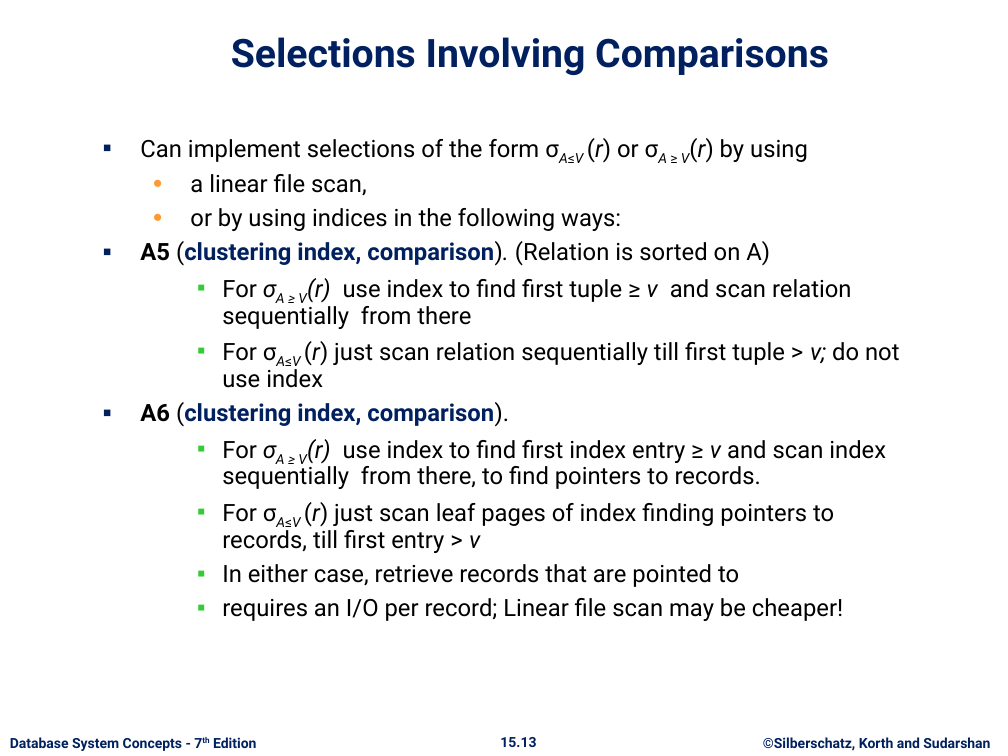
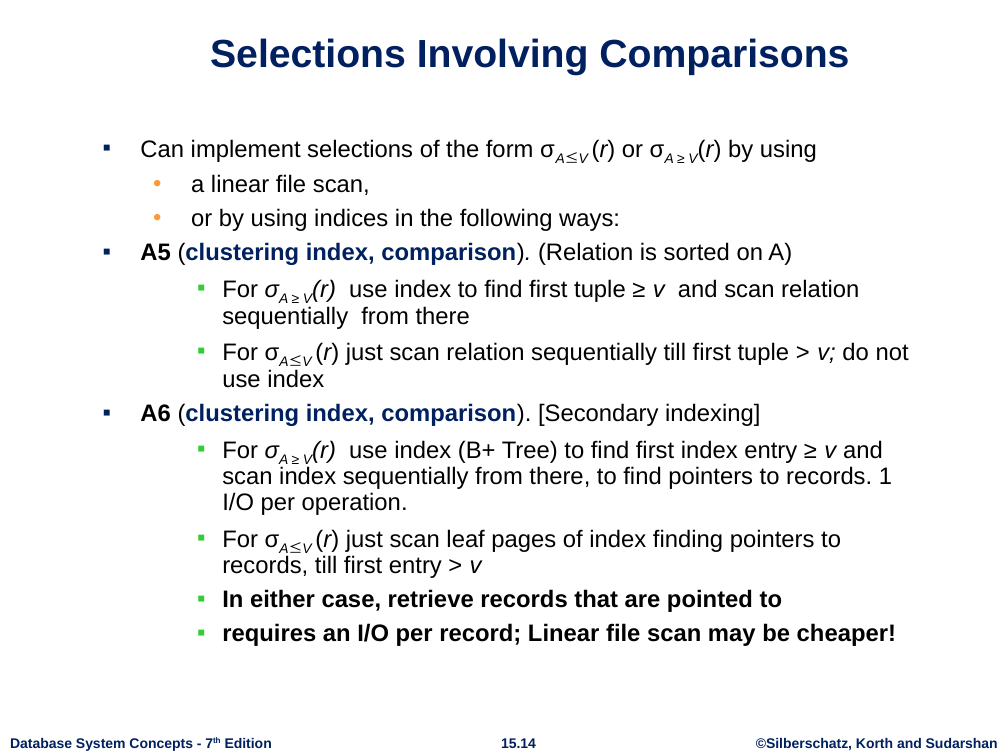
Before and after one commit to rizveeredwan/course-contents, a slide deck: slide 14 of CSE-3104/ch15.pptx (slide 13 before the commit). Drawn at 1008x756 pixels with LibreOffice and Linux fonts; fonts in the diff are those of the drawing; background and template pictures are left out. Boxes give left, top, right and bottom in pixels: in the first picture for what was removed or moved away, otherwise in the second. Text is boxed around its words. In the diff, an @@ line names an element or a change of style, - is before the commit and + after.

```diff
--- a/CSE-3104/ch15.pptx
+++ b/CSE-3104/ch15.pptx
@@ title "Selections Involving Comparisons" at (210,38,849,75): font Roboto to Arial @@
@@ text at (140,139,909,646): font Roboto to Arial in "Can implement selections of the form σA≤V ...", "a linear file scan,", "or by using indices in the following ...", "A5 (clustering index, comparison). (Relation is sorted ..." and 5 more places; font Roboto to Noto Sans CJK JP in "σA≤V", "σA≤V", "σA≤V"; bold on in "In either case, retrieve records that are ...", "requires an I/O per record; Linear file ..."; less space between paragraphs @@
@@ text at (140,403,892,515): text changed; font Roboto to Arial @@
-▪ A6 (clustering index, comparison).
-    ▪ For σA ≥ V(r) use index to find first index entry ≥ v and scan index sequentially from there, to find pointers to records.
+▪ A6 (clustering index, comparison). [Secondary indexing]
+    ▪ For σA ≥ V(r) use index (B+ Tree) to find first index entry ≥ v and scan index sequentially from there, to find pointers to records. 1 I/O per operation.
@@ text "Database System Concepts - 7th ..." at (10,738,272,751): font Roboto to Arial; less space between paragraphs @@
@@ page number at (501,738,536,748): text changed; font Roboto to Arial @@
-15.13
+15.14
@@ text "©Silberschatz, Korth and Sudarshan" at (756,738,998,751): font Roboto to Arial; less space between paragraphs @@
```
Also in this commit, not shown: 62 other slides changed, 17 slides added.
